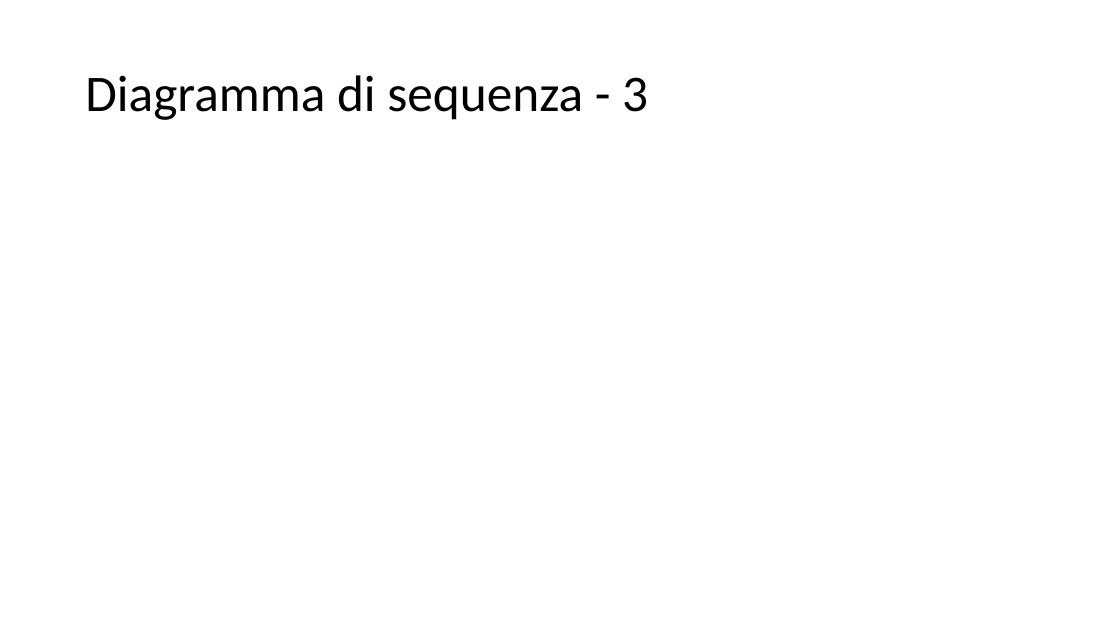
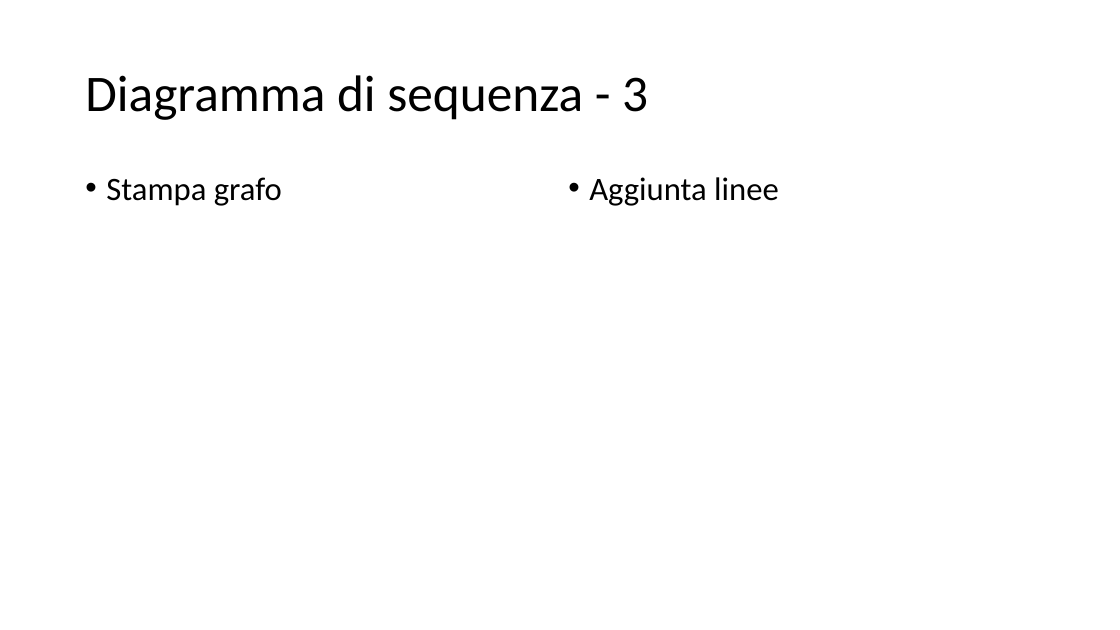
Before and after one commit to Italiaracerx/progettoSWE, a slide deck: slide 12 of Presentazioni/Presentazioni PB/Presentazione PB.pptx. Drawn at 1120x630 pixels with LibreOffice and Linux fonts; fonts in the diff are those of the drawing. Boxes give left, top, right and bottom in pixels: in the first picture for what was removed or moved away, otherwise in the second. Text is boxed around its words. In the diff, an @@ line names an element or a change of style, - is before the commit and + after.

```diff
--- a/Presentazioni/Presentazioni PB/Presentazione PB.pptx
+++ b/Presentazioni/Presentazioni PB/Presentazione PB.pptx
@@ text added at (106, 177, 282, 206), 28 pt, text #000000 @@
+• Stampa grafo
@@ text added at (589, 177, 779, 206), 28 pt, text #000000 @@
+• Aggiunta linee
```
Also in this commit, not shown: 7 other slides changed, 2 slides added, 2 slides removed.
